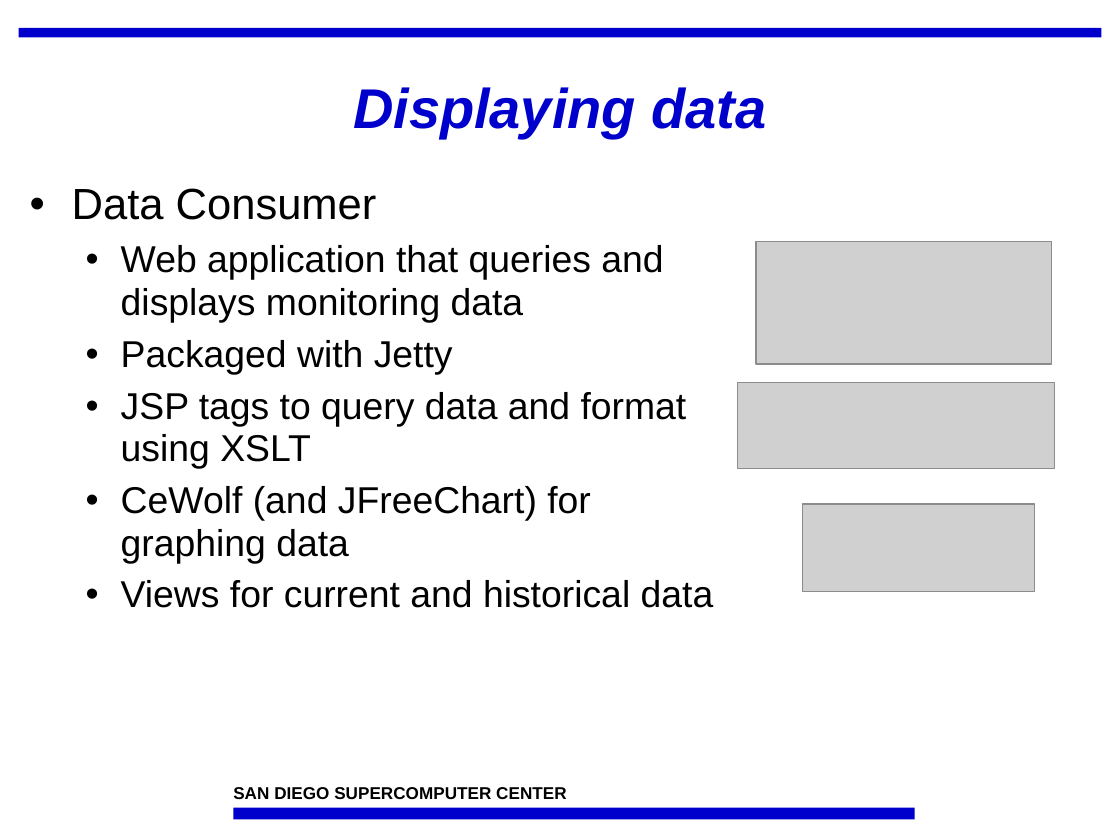
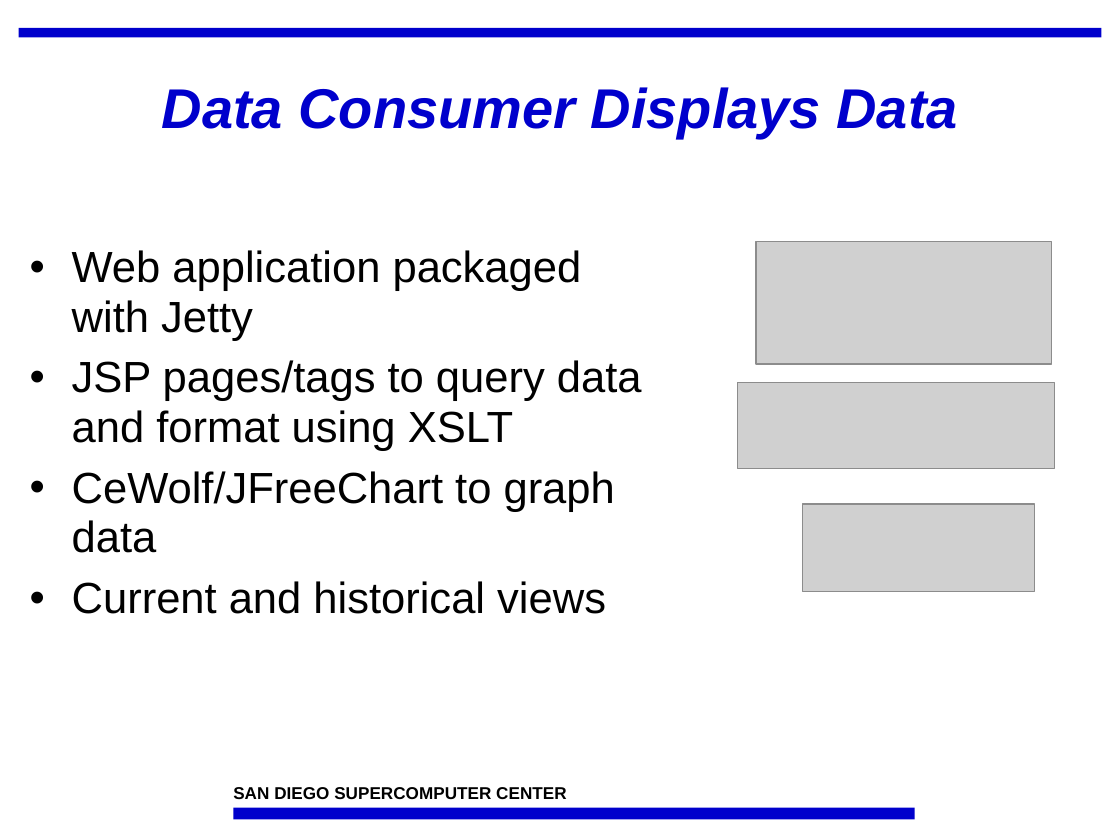
Before and after one commit to IncaProject/inca-xsede, a slide deck: slide 10 of talks/sc07/inca-sc07.ppt. Drawn at 1120x840 pixels with LibreOffice and Linux fonts; fonts in the diff are those of the drawing; grey boxes stand for pictures; background and template pictures are left out. Boxes give left, top, right and bottom in pixels: in the first picture for what was removed or moved away, otherwise in the second. Text is boxed around its words. In the diff, an @@ line names an element or a change of style, - is before the commit and + after.

```diff
--- a/talks/sc07/inca-sc07.ppt
+++ b/talks/sc07/inca-sc07.ppt
@@ title at (162, 87, 957, 138): text changed @@
-Displaying data
+Data Consumer Displays Data
@@ text at (72, 250, 642, 614): text changed; size 24 to 28 pt @@
-• Data Consumer
-  • Web application that queries and displays monitoring data
-  • Packaged with Jetty
-  • JSP tags to query data and format using XSLT
-  • CeWolf (and JFreeChart) for graphing data
-  • Views for current and historical data
+• Web application packaged with Jetty
+• JSP pages/tags to query data and format using XSLT
+• CeWolf/JFreeChart to graph data
+• Current and historical views
```
Also in this commit, not shown: 11 other slides changed, 1 slide added, 1 slide removed.
